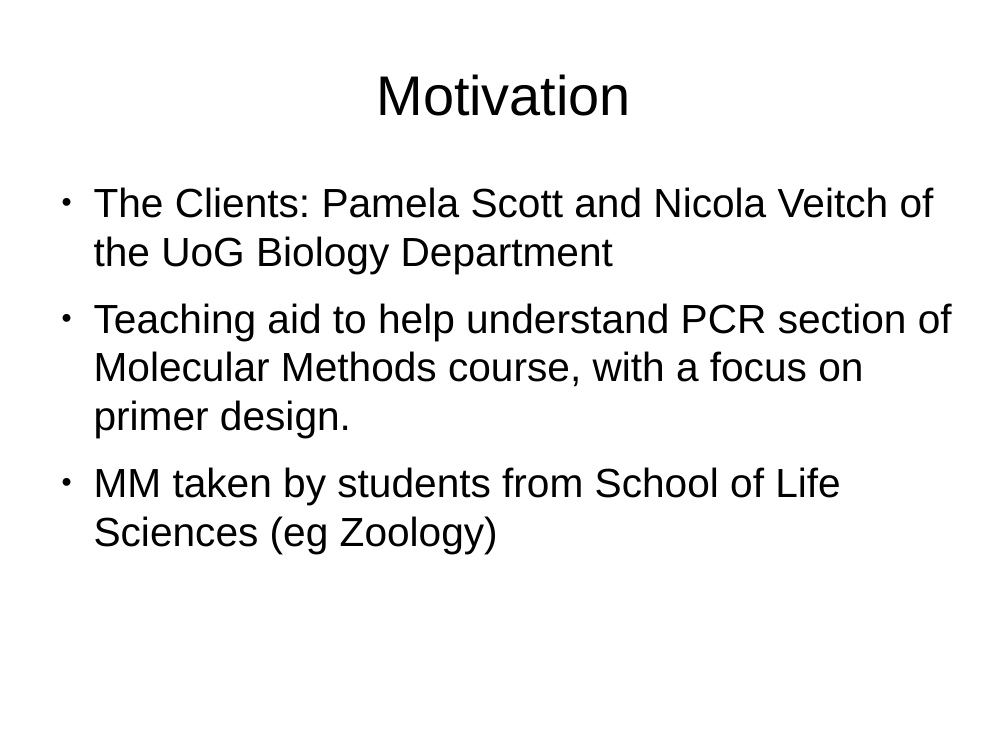
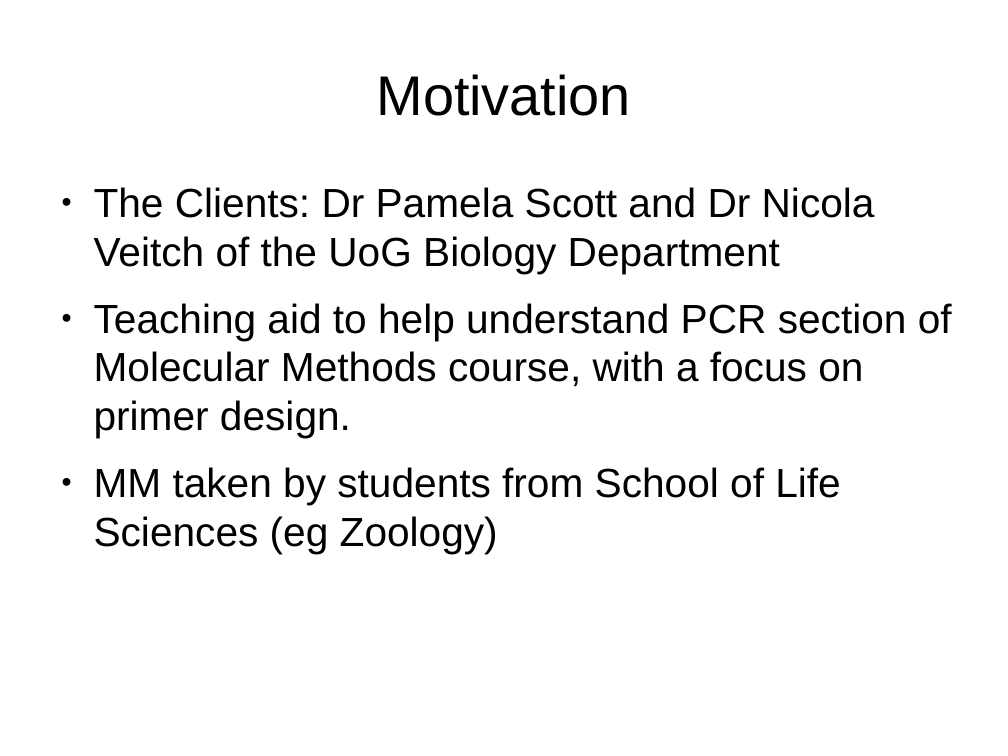
Before and after one commit to Dan-McElroy/Team-Project--Q, a slide deck: slide 3 of docs/progressPresentation/draft.odp. Drawn at 1008x756 pixels with LibreOffice and Linux fonts; fonts in the diff are those of the drawing. Boxes give left, top, right and bottom in pixels: in the first picture for what was removed or moved away, otherwise in the second. Text is boxed around its words. In the diff, an @@ line names an element or a change of style, - is before the commit and + after.

```diff
--- a/docs/progressPresentation/draft.odp
+++ b/docs/progressPresentation/draft.odp
@@ text at (x1=94, y1=187, x2=875, y2=274): text changed @@
-● The Clients: Pamela Scott and Nicola Veitch of the UoG Biology Department
+● The Clients: Dr Pamela Scott and Dr Nicola Veitch of the UoG Biology Department
```
Also in this commit, not shown: 5 other slides changed.
